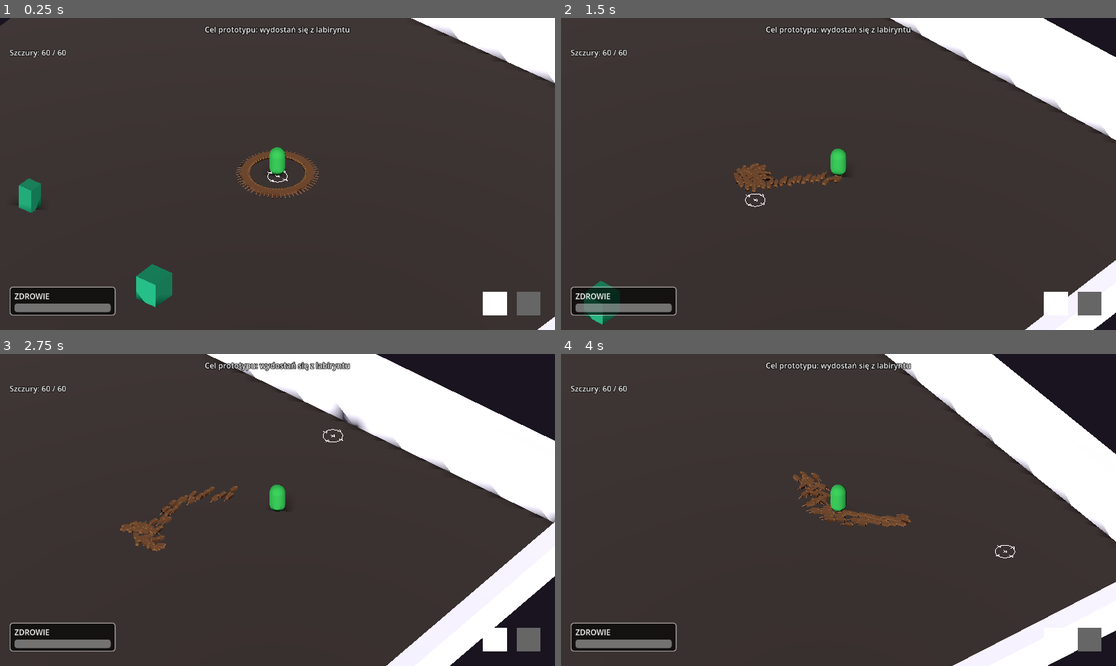
Above: before the commit, frames 1-4 (two rows, left to right).
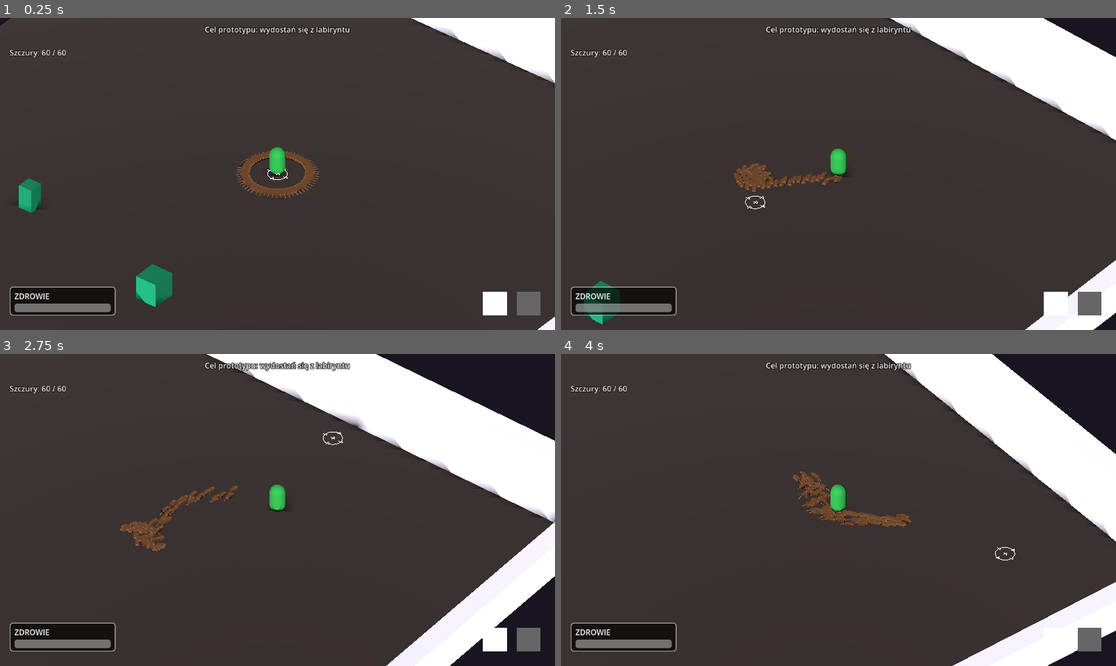
Above: after the commit, the same moments.

Repository: VirtuaIL/ZTGK-Prototyp
Game: Godot game, scene res://scenes/main.tscn
The game is run twice, just before and just after one commit, with the same random seed, the same clock (stepped at 60 frames per second) and the same inputs.
Inputs (mouse positions are in pixels of both pictures, inside the frame that each line leads up to):
- Up to frame 1 (0.25 s): no input
- Up to frame 2 (1.5 s): tap Enter at 0.5 s; move the mouse to (960, 158) at 0.52 s; hold D (move_right) 0.53-1.25 s; hold Space (recall_rats) 0.53-1.25 s; click (960, 158) at 0.67 s; drag from (727, 189) to (810, 236) at 1.27 s
- Up to frame 3 (2.75 s): move the mouse to (333, 441) at 2.02 s; hold D (move_right) from 2.03 s (still down); hold Space (recall_rats) from 2.03 s (still down)
- Up to frame 4 (4 s): release D (move_right) at 2.75 s; release Space (recall_rats) at 2.75 s; drag from (810, 572) to (672, 463) at 2.77 s; move the mouse to (1005, 556) at 3.52 s; hold A (move_left) from 3.53 s (still down); hold Space (recall_rats) from 3.53 s (still down)

The runs differ from the first frame. In frame 1, less than 0.1% of the frame differs, in the area x 47-56%, y 45-53%; in frame 2, less than 0.1%; in frame 3, 0.1%, in the area x 58-64%, y 16-30%; in frame 4, less than 0.1%.

Commit message:
fix: bridge and object drag problem

Diff:
--- a/scripts/rat_manager.gd
+++ b/scripts/rat_manager.gd
@@ -59,6 +59,10 @@
 # All positions in the most recently issued build command.
 var active_build_positions: Array[Vector3] = []
 
+# Vertical offset applied to build positions sampled from the surface.
+# Default aligns rat collision bottom with the surface (rat height is 0.15).
+@export var build_surface_offset: float = 0.1
+
 const DRAW_MODE_PATH := 0
 const DRAW_MODE_CIRCLE := 1
 
@@ -876,7 +880,7 @@
 
 	var raw_pos: Vector3
 	if hit:
-		raw_pos = hit.position + hit.normal * 0.25
+		raw_pos = hit.position + hit.normal * build_surface_offset
 		if current_build_y <= -500.0:
 			current_build_y = raw_pos.y
 		raw_pos.y = current_build_y
@@ -1040,7 +1044,7 @@
 	var raw_pos: Vector3
 
 	if hit:
-		raw_pos = hit.position + hit.normal * 0.25
+		raw_pos = hit.position + hit.normal * build_surface_offset
 		if mode == 1:
 			if current_build_y <= -500.0:
 				current_build_y = raw_pos.y
